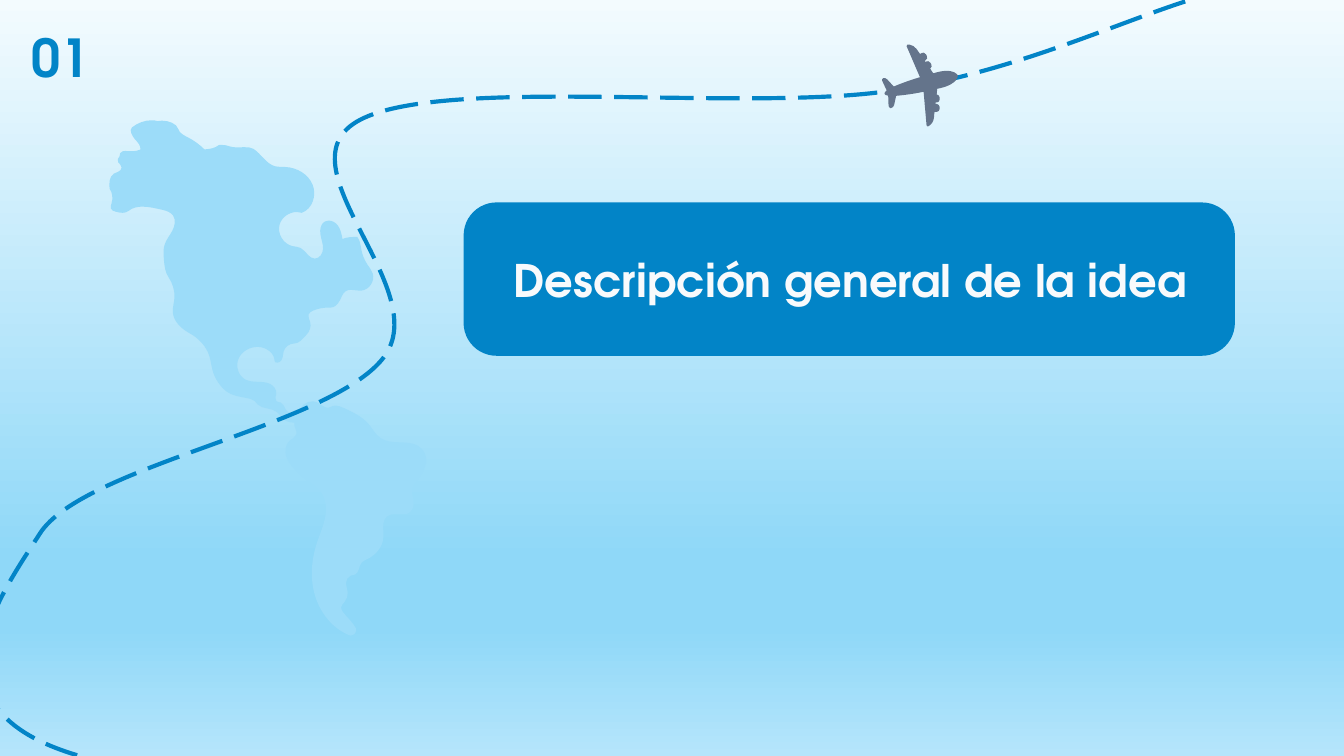
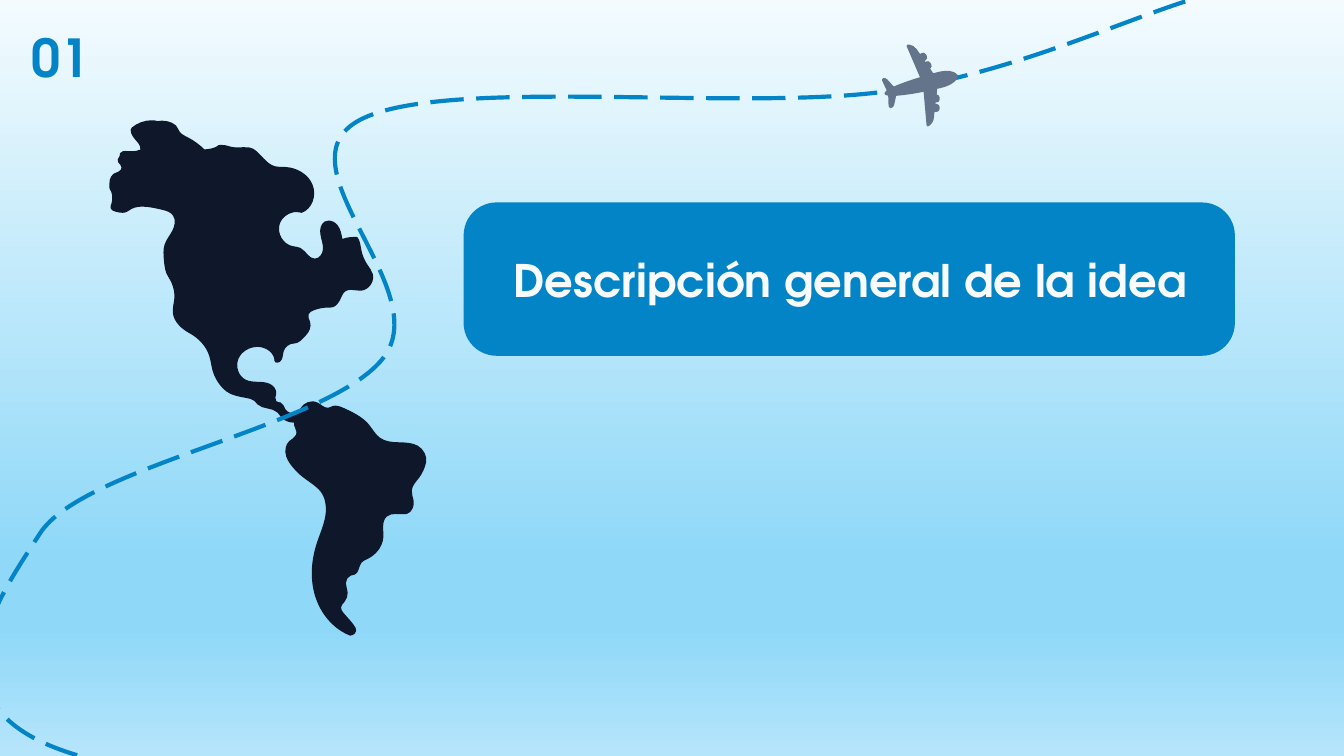
Before and after one commit to terryelrouter/Proyecto-TFG, a slide deck: slide 3 of BTT PowerPoint SIN VIDEO.pptx. Drawn at 1344x756 pixels with LibreOffice and Linux fonts; fonts in the diff are those of the drawing. Boxes give left, top, right and bottom in pixels: in the first picture for what was removed or moved away, otherwise in the second. Text is boxed around its words. In the diff, an @@ line names an element or a change of style, - is before the commit and + after.

```diff
--- a/BTT PowerPoint SIN VIDEO.pptx
+++ b/BTT PowerPoint SIN VIDEO.pptx
@@ freeform shape at <box>109,121,427,636</box>: fill #9CDCF9 to #0F172A; outline redrawn @@
```
Also in this commit, not shown: 1 other slide changed.
